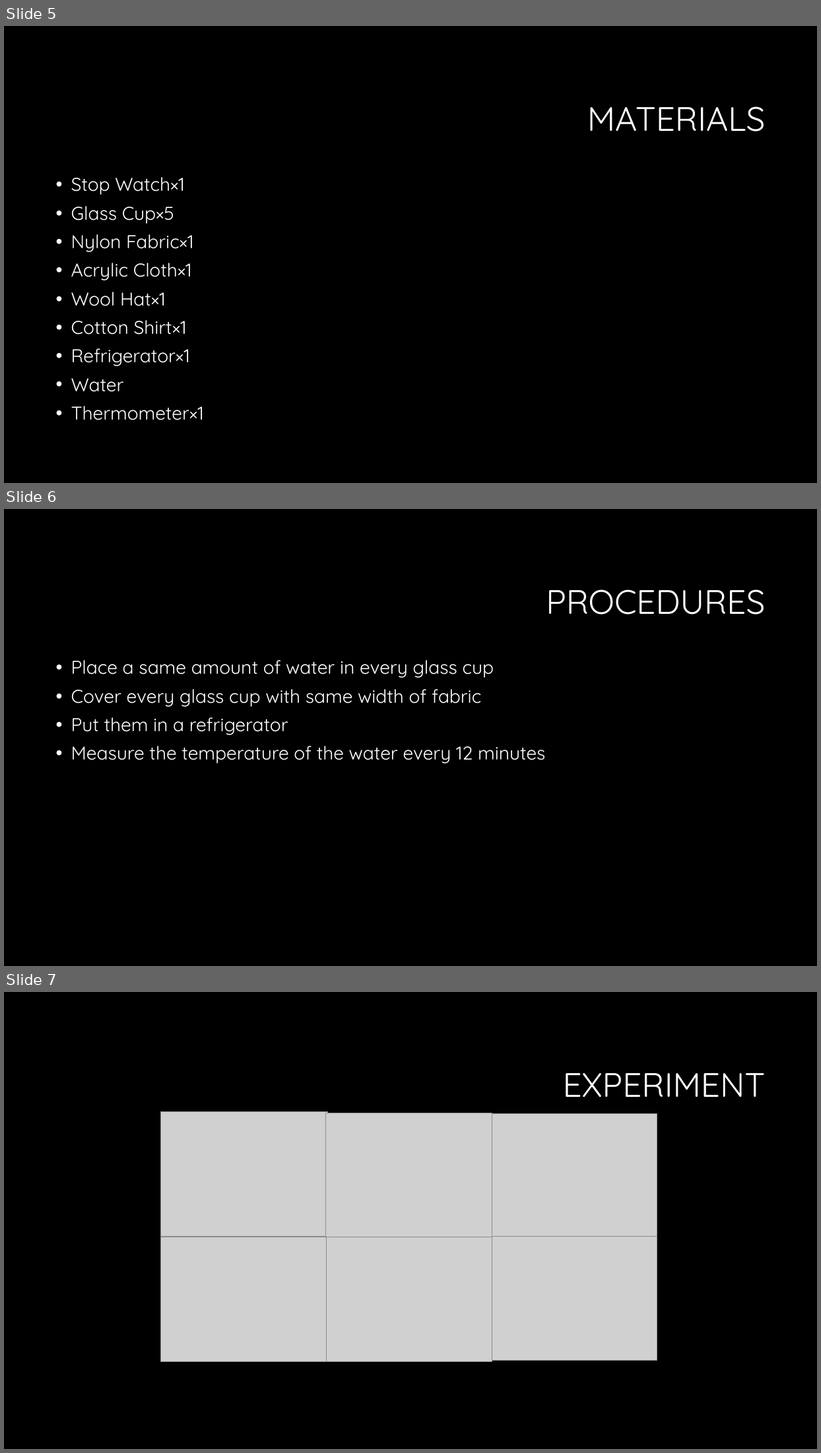
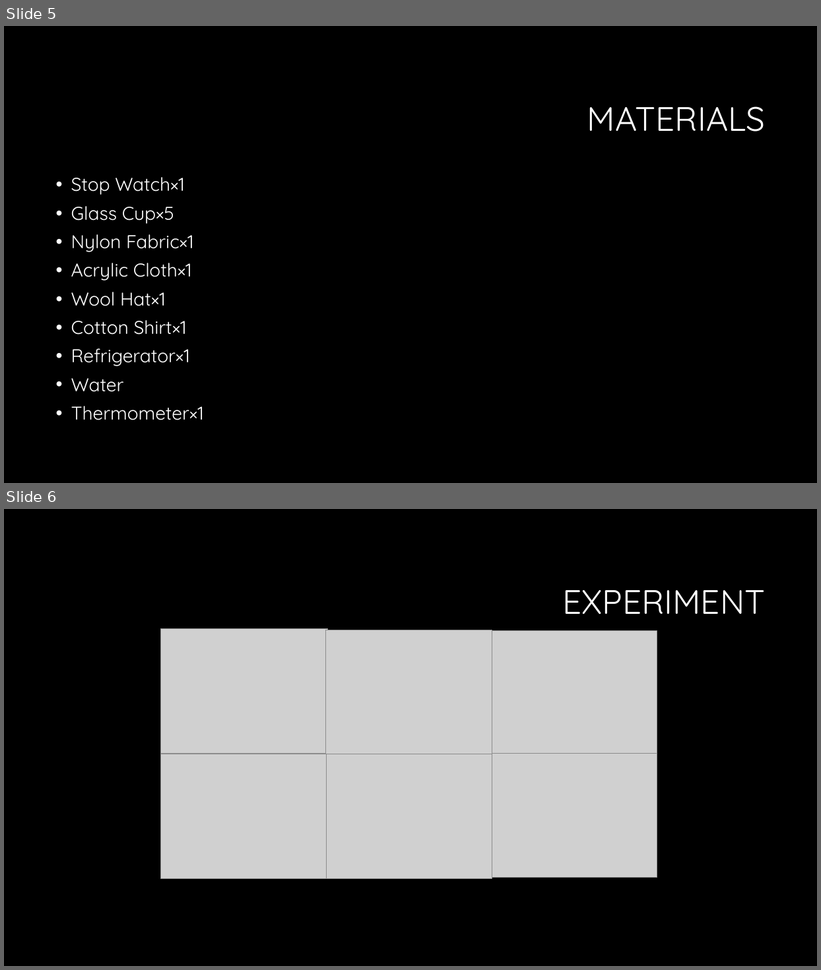
Before and after one commit to lingjiati/lingjiati.github.io, a slide deck: base/science.pptx. Shown one above the other, each under a label of ours: slides 5, 6 and 7 before the commit, slides 5 and 6 after it. The pictures are 821x1453 and 821x970 pixels, drawn with LibreOffice and Linux fonts; fonts in the diff are those of the drawing; grey boxes stand for pictures; background and template pictures are left out. Boxes give left, top, right and bottom in pixels: in the first picture for what was removed or moved away, otherwise in the second. Text is boxed around its words. In the diff, an @@ line names an element or a change of style, - is before the commit and + after.

```diff
--- a/base/science.pptx
+++ b/base/science.pptx
@@ slide 6 removed at <box>4,509,817,966</box>, background #000000 @@
@@ title removed at <box>546,590,765,615</box> @@
-PROCEDURES
@@ text removed at <box>71,660,545,764</box> @@
-• Place a same amount of water in every glass cup
-• Cover every glass cup with same width of fabric
-• Put them in a refrigerator
-• Measure the temperature of the water every 12 minutes
@@ what was slide 7 is now slide 6 @@
```
